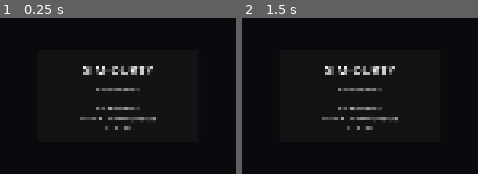
Above: before the commit, frames 1-2 (left to right).
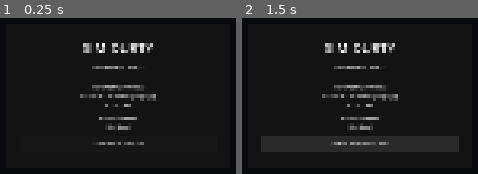
Above: after the commit, the same moments.

Repository: hobokingyt-sketch/SIM-DURTY
Game: Godot game, scene res://game/app/main.tscn
The game is run twice, just before and just after one commit, with the same random seed, the same clock (stepped at 60 frames per second) and the same inputs.
Inputs (mouse positions are in pixels of both pictures, inside the frame that each line leads up to):
- Up to frame 1 (0.25 s): no input
- Up to frame 2 (1.5 s): click (360, 144) at 0.5 s, where only the run after the commit has a clickable "COPY DEBUG REPORT"; click (360, 144) at 1.25 s, where only the run after the commit has a clickable "DEBUG REPORT COPIED"

The runs differ from the first frame. In frame 1, 5.8% of the frame differs, in the area x 33-67%, y 16-82%; in frame 2, 11%, in the area x 8-92%, y 16-86%.

Commit message:
Infrastructure 2: Build & Recovery Pipeline
Add traceable build identity, Windows preview exports, debug reports, owner-facing artifacts, and recovery/build contracts.

Diff:
--- a/game/app/main.gd
+++ b/game/app/main.gd
@@ -2,11 +2,34 @@
 
 
 @onready var status_label: Label = %StatusLabel
+@onready var build_label: Label = %BuildLabel
+@onready var copy_debug_report_button: Button = %CopyDebugReportButton
+
+var _debug_report_text: String = ""
 
 
 func _ready() -> void:
 	var report: Dictionary = RuntimeHealth.foundation_report()
+	var build: Dictionary = BuildInfo.snapshot()
 	var engine_version: String = str(report.get("engine_version", "unknown"))
+	var build_id: String = str(build.get("build_id", "unknown"))
+	var ref_name: String = str(build.get("ref_name", "unknown"))
 
-	status_label.text = "FOUNDATION 0\nGodot %s\nHEALTHY" % engine_version
-	print("[SIM-DURTY] Foundation 0 boot OK | Godot %s" % engine_version)
+	_debug_report_text = DebugReport.compose({
+		"milestone": "Infrastructure 2",
+		"save_schema": "none",
+		"simulation_seed": "none",
+		"simulation_tick": "none",
+	})
+
+	status_label.text = "INFRASTRUCTURE 2\nGodot %s\nHEALTHY" % engine_version
+	build_label.text = "Build: %s\nRef: %s" % [build_id, ref_name]
+	copy_debug_report_button.pressed.connect(_copy_debug_report)
+
+	print("[SIM-DURTY] Infrastructure 2 boot OK | build=%s" % build_id)
+	print(_debug_report_text)
+
+
+func _copy_debug_report() -> void:
+	DisplayServer.clipboard_set(_debug_report_text)
+	copy_debug_report_button.text = "DEBUG REPORT COPIED"
--- a/game/app/main.tscn
+++ b/game/app/main.tscn
@@ -30,15 +30,15 @@
 grow_vertical = 2
 
 [node name="Panel" type="PanelContainer" parent="Center"]
-custom_minimum_size = Vector2(520, 280)
+custom_minimum_size = Vector2(720, 460)
 layout_mode = 2
 
 [node name="Margin" type="MarginContainer" parent="Center/Panel"]
 layout_mode = 2
-theme_override_constants/margin_left = 36
-theme_override_constants/margin_top = 32
-theme_override_constants/margin_right = 36
-theme_override_constants/margin_bottom = 32
+theme_override_constants/margin_left = 42
+theme_override_constants/margin_top = 38
+theme_override_constants/margin_right = 42
+theme_override_constants/margin_bottom = 38
 
 [node name="VBox" type="VBoxContainer" parent="Center/Panel/Margin"]
 layout_mode = 2
@@ -54,7 +54,7 @@
 [node name="Milestone" type="Label" parent="Center/Panel/Margin/VBox"]
 layout_mode = 2
 theme_override_font_sizes/font_size = 18
-text = "FOUNDATION 0"
+text = "INFRASTRUCTURE 2"
 horizontal_alignment = 1
 
 [node name="Divider" type="HSeparator" parent="Center/Panel/Margin/VBox"]
@@ -66,3 +66,17 @@
 theme_override_font_sizes/font_size = 18
 text = "Starting..."
 horizontal_alignment = 1
+
+[node name="BuildLabel" type="Label" parent="Center/Panel/Margin/VBox"]
+unique_name_in_owner = true
+layout_mode = 2
+theme_override_font_sizes/font_size = 16
+text = "Build: loading..."
+horizontal_alignment = 1
+autowrap_mode = 2
+
+[node name="CopyDebugReportButton" type="Button" parent="Center/Panel/Margin/VBox"]
+unique_name_in_owner = true
+custom_minimum_size = Vector2(0, 54)
+layout_mode = 2
+text = "COPY DEBUG REPORT"
--- /dev/null
+++ b/game/core/build/build_info.gd
@@ -0,0 +1,53 @@
+class_name BuildInfo
+extends RefCounted
+
+const MANIFEST_PATH: String = "res://game/core/build/generated/build_manifest.json"
+const MANIFEST_SCHEMA: int = 1
+
+
+static func snapshot() -> Dictionary:
+	var info: Dictionary = _fallback_snapshot()
+
+	if FileAccess.file_exists(MANIFEST_PATH):
+		var raw_text: String = FileAccess.get_file_as_string(MANIFEST_PATH)
+		var parsed: Variant = JSON.parse_string(raw_text)
+
+		if parsed is Dictionary:
+			var manifest: Dictionary = parsed
+			for key: Variant in manifest.keys():
+				info[key] = manifest[key]
+			info["manifest_present"] = true
+
+	info["game_version"] = str(
+		ProjectSettings.get_setting("application/config/version", "unknown")
+	)
+	info["engine_version"] = str(Engine.get_version_info().get("string", "unknown"))
+
+	return info
+
+
+static func build_id() -> String:
+	return str(snapshot().get("build_id", "local-dev"))
+
+
+static func is_generated_build() -> bool:
+	var info: Dictionary = snapshot()
+	return bool(info.get("manifest_present", false)) \
+		and int(info.get("manifest_schema", 0)) == MANIFEST_SCHEMA
+
+
+static func _fallback_snapshot() -> Dictionary:
+	return {
+		"manifest_schema": 0,
+		"manifest_present": false,
+		"channel": "local",
+		"build_id": "local-dev",
+		"commit_sha": "local",
+		"commit_short": "local",
+		"source_sha": "local",
+		"ref_name": "local",
+		"build_number": "local",
+		"workflow_run_id": "local",
+		"pull_request": "none",
+		"built_at_utc": "unknown",
+	}
--- /dev/null
+++ b/game/core/debug/debug_report.gd
@@ -0,0 +1,47 @@
+class_name DebugReport
+extends RefCounted
+
+
+static func compose(runtime_state: Dictionary = {}) -> String:
+	var build: Dictionary = BuildInfo.snapshot()
+	var lines: PackedStringArray = PackedStringArray()
+
+	lines.append("SIM-DURTY DEBUG REPORT")
+	lines.append("======================")
+	lines.append("game_version: %s" % str(build.get("game_version", "unknown")))
+	lines.append("build_id: %s" % str(build.get("build_id", "unknown")))
+	lines.append("build_channel: %s" % str(build.get("channel", "unknown")))
+	lines.append("commit_sha: %s" % str(build.get("commit_sha", "unknown")))
+	lines.append("source_sha: %s" % str(build.get("source_sha", "unknown")))
+	lines.append("ref_name: %s" % str(build.get("ref_name", "unknown")))
+	lines.append("build_number: %s" % str(build.get("build_number", "unknown")))
+	lines.append("workflow_run_id: %s" % str(build.get("workflow_run_id", "unknown")))
+	lines.append("pull_request: %s" % str(build.get("pull_request", "none")))
+	lines.append("built_at_utc: %s" % str(build.get("built_at_utc", "unknown")))
+	lines.append("godot_version: %s" % str(build.get("engine_version", "unknown")))
+	lines.append("platform: %s" % OS.get_name())
+	lines.append("reference_viewport: 2560x1440")
+	lines.append("")
+	lines.append("RUNTIME STATE")
+	lines.append("-------------")
+	lines.append("milestone: %s" % str(runtime_state.get("milestone", "Infrastructure 2")))
+	lines.append("save_schema: %s" % str(runtime_state.get("save_schema", "none")))
+	lines.append("simulation_seed: %s" % str(runtime_state.get("simulation_seed", "none")))
+	lines.append("simulation_tick: %s" % str(runtime_state.get("simulation_tick", "none")))
+
+	var reserved: PackedStringArray = PackedStringArray([
+		"milestone",
+		"save_schema",
+		"simulation_seed",
+		"simulation_tick",
+	])
+	var extra_keys: Array = runtime_state.keys()
+	extra_keys.sort()
+
+	for key: Variant in extra_keys:
+		var key_text: String = str(key)
+		if reserved.has(key_text):
+			continue
+		lines.append("%s: %s" % [key_text, str(runtime_state[key])])
+
+	return "\n".join(lines)
--- a/project.godot
+++ b/project.godot
@@ -1,12 +1,12 @@
 ; Engine configuration file.
-; Infrastructure 1: 2560x1440 is the authored UI reference viewport.
+; Infrastructure 2: traceable builds and owner-facing preview pipeline.
 
 config_version=5
 
 [application]
 
 config/name="SIM-DURTY"
-config/version="0.0.1-infrastructure.1"
+config/version="0.0.2"
 config/features=PackedStringArray("4.7", "GL Compatibility")
 run/main_scene="res://game/app/main.tscn"
 
--- a/tests/runner.gd
+++ b/tests/runner.gd
@@ -1,6 +1,8 @@
 extends SceneTree
 
 const RuntimeHealthScript = preload("res://game/core/debug/runtime_health.gd")
+const BuildInfoScript = preload("res://game/core/build/build_info.gd")
+const DebugReportScript = preload("res://game/core/debug/debug_report.gd")
 
 var failures: int = 0
 
@@ -10,9 +12,11 @@
 
 
 func _run() -> void:
-	print("[tests] SIM-DURTY Foundation 0")
+	print("[tests] SIM-DURTY Infrastructure 2")
 
 	_test_runtime_health()
+	_test_build_info_contract()
+	_test_debug_report_contract()
 	_test_main_scene_loads()
 
 	if failures == 0:
@@ -30,7 +34,43 @@
 	_assert_true(bool(report.get("ok", false)), "runtime health reports OK")
 	_assert_true(
 		int(report.get("foundation_version", -1)) == 0,
-		"runtime health reports Foundation 0"
+		"runtime health preserves Foundation 0 contract"
+	)
+
+
+func _test_build_info_contract() -> void:
+	var info: Dictionary = BuildInfoScript.snapshot()
+
+	_assert_true(
+		not str(info.get("build_id", "")).is_empty(),
+		"build info always has a build ID"
+	)
+	_assert_true(
+		not str(info.get("game_version", "")).is_empty(),
+		"build info exposes game version"
+	)
+	_assert_true(
+		not str(info.get("engine_version", "")).is_empty(),
+		"build info exposes engine version"
+	)
+
+
+func _test_debug_report_contract() -> void:
+	var report: String = DebugReportScript.compose({
+		"milestone": "Infrastructure 2",
+	})
+
+	_assert_true(
+		report.contains("SIM-DURTY DEBUG REPORT"),
+		"debug report has stable header"
+	)
+	_assert_true(
+		report.contains("build_id:"),
+		"debug report contains build identity"
+	)
+	_assert_true(
+		report.contains("simulation_tick: none"),
+		"debug report does not invent simulation state"
 	)
 
 
--- /dev/null
+++ b/tools/build/verify_build_manifest.gd
@@ -0,0 +1,32 @@
+extends SceneTree
+
+const BuildInfoScript = preload("res://game/core/build/build_info.gd")
+
+
+func _init() -> void:
+	call_deferred("_run")
+
+
+func _run() -> void:
+	var info: Dictionary = BuildInfoScript.snapshot()
+	var failures: PackedStringArray = PackedStringArray()
+
+	if not bool(info.get("manifest_present", false)):
+		failures.append("generated build manifest is missing")
+	if int(info.get("manifest_schema", 0)) != BuildInfoScript.MANIFEST_SCHEMA:
+		failures.append("build manifest schema is not supported")
+	if str(info.get("build_id", "")).is_empty():
+		failures.append("build_id is empty")
+	if str(info.get("commit_sha", "")).is_empty() or str(info.get("commit_sha", "")) == "local":
+		failures.append("commit_sha is not a generated build identity")
+	if str(info.get("channel", "")) == "local":
+		failures.append("build channel is still local fallback")
+
+	if failures.is_empty():
+		print("[build] manifest verified: %s" % str(info.get("build_id", "unknown")))
+		quit(0)
+		return
+
+	for failure: String in failures:
+		push_error("[build] %s" % failure)
+	quit(1)
--- /dev/null
+++ b/tools/build/write_build_manifest.gd
@@ -0,0 +1,76 @@
+extends SceneTree
+
+const OUTPUT_DIRECTORY: String = "res://game/core/build/generated"
+const OUTPUT_PATH: String = OUTPUT_DIRECTORY + "/build_manifest.json"
+const MANIFEST_SCHEMA: int = 1
+
+
+func _init() -> void:
+	call_deferred("_run")
+
+
+func _run() -> void:
+	var commit_sha: String = _required_environment("SIM_DURTY_BUILD_SHA")
+	var channel: String = _required_environment("SIM_DURTY_BUILD_CHANNEL")
+	var build_number: String = _required_environment("SIM_DURTY_BUILD_NUMBER")
+	var ref_name: String = _required_environment("SIM_DURTY_BUILD_REF")
+	var built_at_utc: String = _required_environment("SIM_DURTY_BUILD_TIME_UTC")
+
+	if commit_sha.is_empty() \
+			or channel.is_empty() \
+			or build_number.is_empty() \
+			or ref_name.is_empty() \
+			or built_at_utc.is_empty():
+		quit(1)
+		return
+
+	var commit_short: String = commit_sha.substr(0, mini(12, commit_sha.length()))
+	var manifest: Dictionary = {
+		"manifest_schema": MANIFEST_SCHEMA,
+		"channel": channel,
+		"build_id": "%s-%s-%s" % [channel, build_number, commit_short],
+		"commit_sha": commit_sha,
+		"commit_short": commit_short,
+		"source_sha": OS.get_environment("SIM_DURTY_SOURCE_SHA"),
+		"ref_name": ref_name,
+		"build_number": build_number,
+		"workflow_run_id": OS.get_environment("SIM_DURTY_BUILD_RUN_ID"),
+		"pull_request": OS.get_environment("SIM_DURTY_BUILD_PR"),
+		"built_at_utc": built_at_utc,
+		"game_version": str(ProjectSettings.get_setting("application/config/version", "unknown")),
+		"engine_version": str(Engine.get_version_info().get("string", "unknown")),
+	}
+
+	if str(manifest["source_sha"]).is_empty():
+		manifest["source_sha"] = commit_sha
+	if str(manifest["workflow_run_id"]).is_empty():
+		manifest["workflow_run_id"] = "local"
+	if str(manifest["pull_request"]).is_empty():
+		manifest["pull_request"] = "none"
+
+	var absolute_directory: String = ProjectSettings.globalize_path(OUTPUT_DIRECTORY)
+	var directory_error: Error = DirAccess.make_dir_recursive_absolute(absolute_directory)
+	if directory_error != OK:
+		push_error("[build] unable to create build metadata directory: %s" % directory_error)
+		quit(1)
+		return
+
+	var file: FileAccess = FileAccess.open(OUTPUT_PATH, FileAccess.WRITE)
+	if file == null:
+		push_error("[build] unable to open build manifest for writing")
+		quit(1)
+		return
+
+	file.store_string(JSON.stringify(manifest, "\t"))
+	file.close()
+
+	print("[build] wrote %s" % OUTPUT_PATH)
+	print("[build] build_id=%s" % str(manifest["build_id"]))
+	quit(0)
+
+
+func _required_environment(name: String) -> String:
+	var value: String = OS.get_environment(name).strip_edges()
+	if value.is_empty():
+		push_error("[build] required environment variable missing: %s" % name)
+	return value
--- a/tools/validation/architecture_guard.gd
+++ b/tools/validation/architecture_guard.gd
@@ -10,6 +10,9 @@
 	"res://docs/architecture/overview.md",
 	"res://docs/architecture/dependency_rules.md",
 	"res://docs/architecture/state_ownership.md",
+	"res://docs/architecture/build_pipeline.md",
+	"res://docs/debug_report.md",
+	"res://export_presets.cfg",
 ]
 
 const SIMULATION_FORBIDDEN: PackedStringArray = [
Not shown, added: export_presets.cfg
Not shown, changed: .github/pull_request_template.md
Not shown, changed: .github/workflows/ci.yml
Not shown, added: .github/workflows/preview_build.yml
Not shown, changed: .gitignore
Not shown, changed: AGENTS.md
Not shown, changed: README.md
Not shown, changed: docs/START_HERE.md
Not shown, added: docs/architecture/build_pipeline.md
Not shown, changed: docs/architecture/overview.md
Not shown, added: docs/debug_report.md
Not shown, added: docs/decisions/0004-build-identity-and-preview-artifacts.md
(and 7 more such lines)
